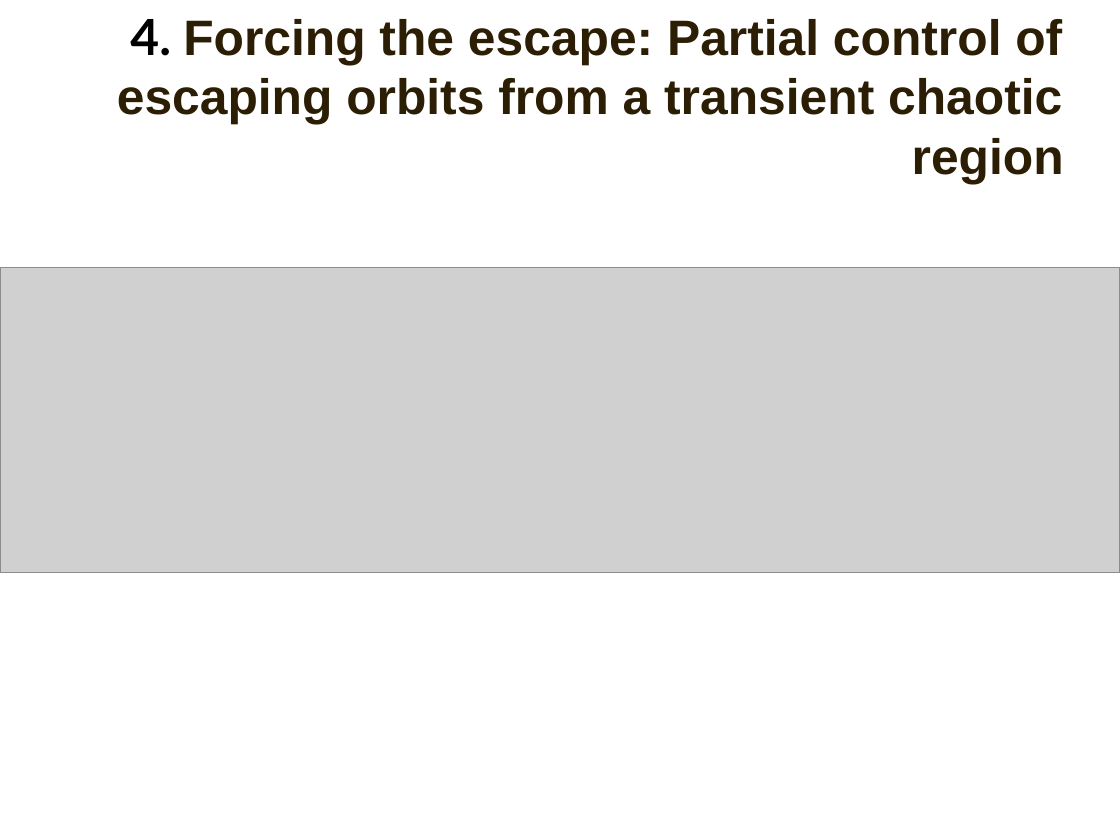
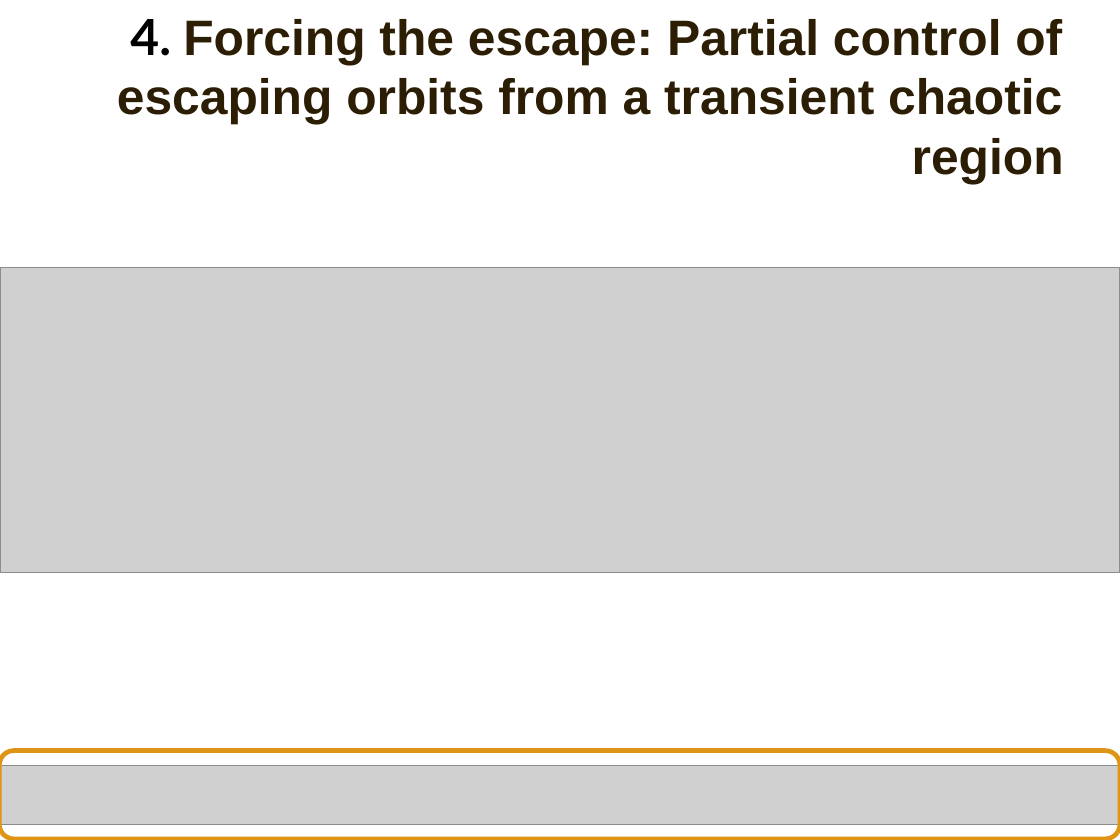
Before and after one commit to gasparalfaro/Tesis-Tesis, a slide deck: slide 22 of Presentacion/Thesis Presentation Gaspar Alfaro.pptx. Drawn at 1120x840 pixels with LibreOffice and Linux fonts; fonts in the diff are those of the drawing; grey boxes stand for pictures. Boxes give left, top, right and bottom in pixels: in the first picture for what was removed or moved away, otherwise in the second. Text is boxed around its words. In the diff, an @@ line names an element or a change of style, - is before the commit and + after.

```diff
--- a/Presentacion/Thesis Presentation Gaspar Alfaro.pptx
+++ b/Presentacion/Thesis Presentation Gaspar Alfaro.pptx
@@ rounded rectangle added at (0, 750, 1120, 839), outline #DE9415 3 pt @@
@@ picture added at (1, 765, 1120, 824) @@
```
Also in this commit, not shown: 26 other slides changed, 1 slide added.
